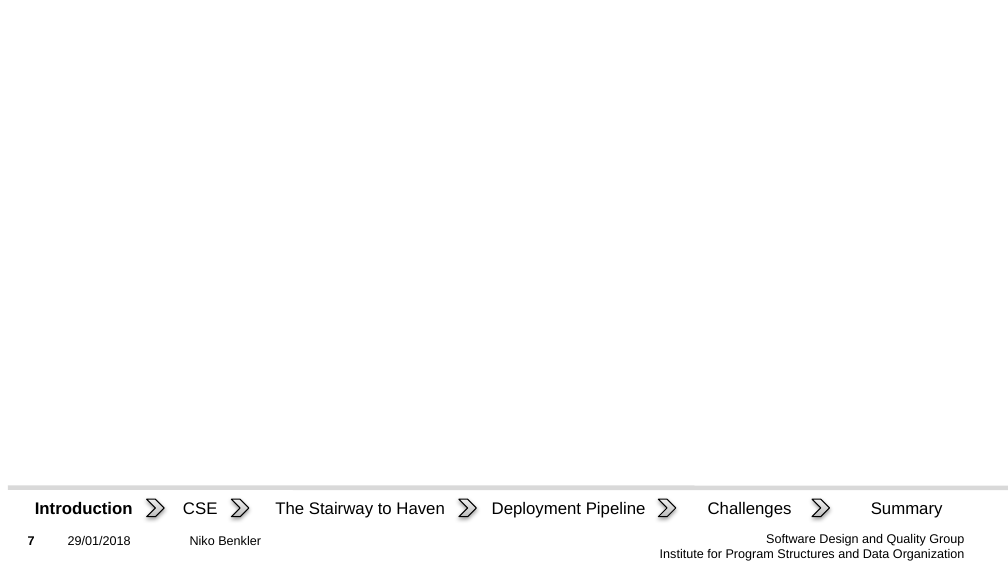
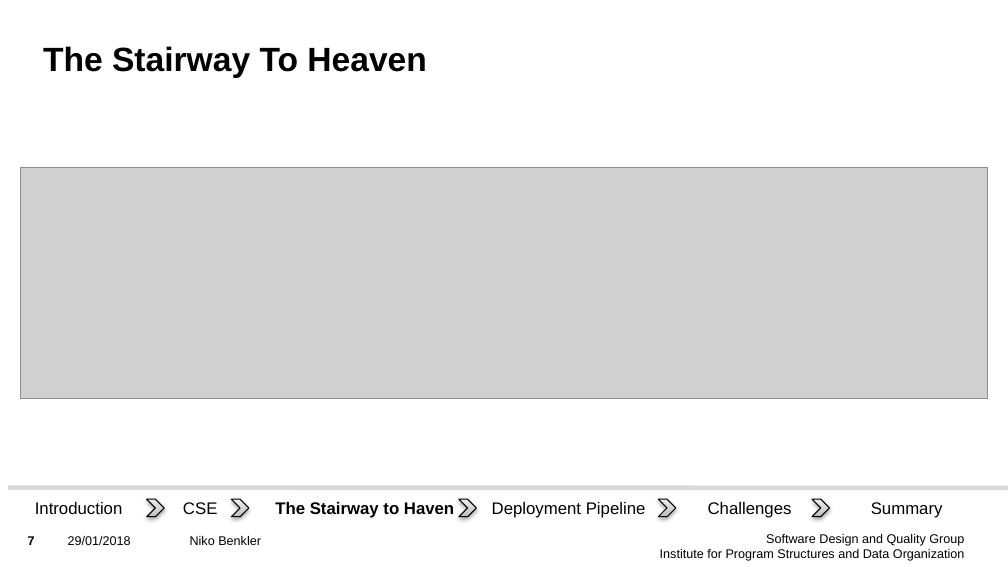
Before and after one commit to Benkler/Proseminar, a slide deck: slide 7 of Präsentation/Präsentation.pptx. Drawn at 1008x567 pixels with LibreOffice and Linux fonts; fonts in the diff are those of the drawing; grey boxes stand for pictures; background and template pictures are left out. Boxes give left, top, right and bottom in pixels: in the first picture for what was removed or moved away, otherwise in the second. Text is boxed around its words. In the diff, an @@ line names an element or a change of style, - is before the commit and + after.

```diff
--- a/Präsentation/Präsentation.pptx
+++ b/Präsentation/Präsentation.pptx
@@ title added at box(43, 46, 426, 78), 24 pt, text #000000, bold @@
+The Stairway To Heaven
@@ picture added at box(20, 168, 988, 399) @@
@@ text "Introduction" at box(35, 502, 123, 514): bold off @@
@@ text "The Stairway to Haven" at box(275, 502, 454, 518): bold on @@
```
Also in this commit, not shown: 6 other slides changed, 5 slides removed.
